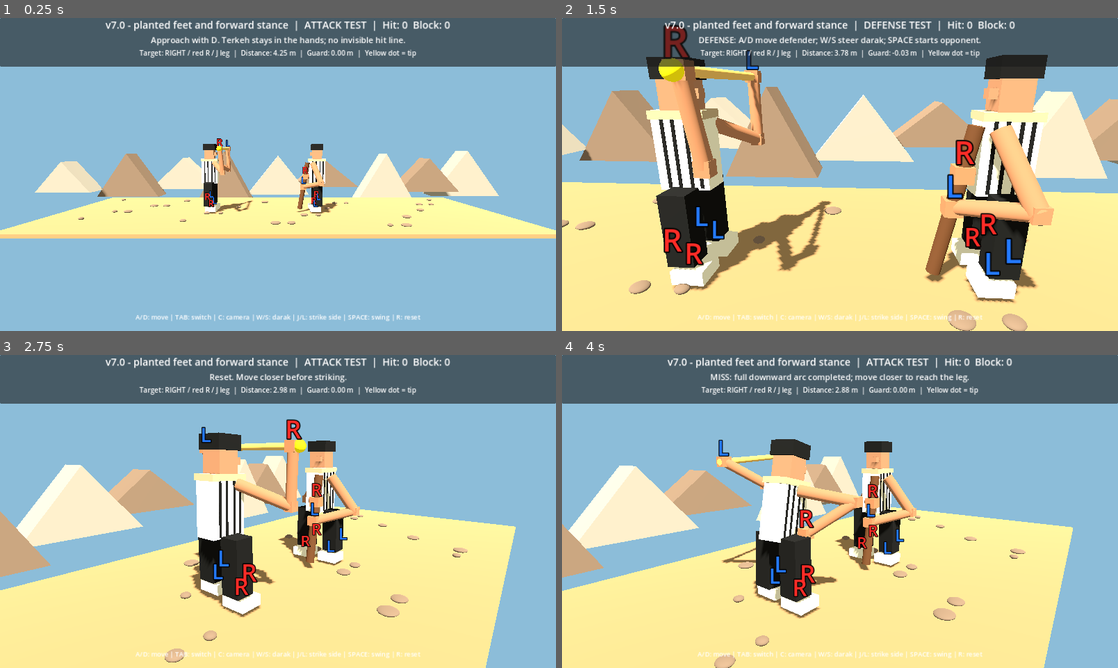
Above: before the commit, frames 1-4 (two rows, left to right).
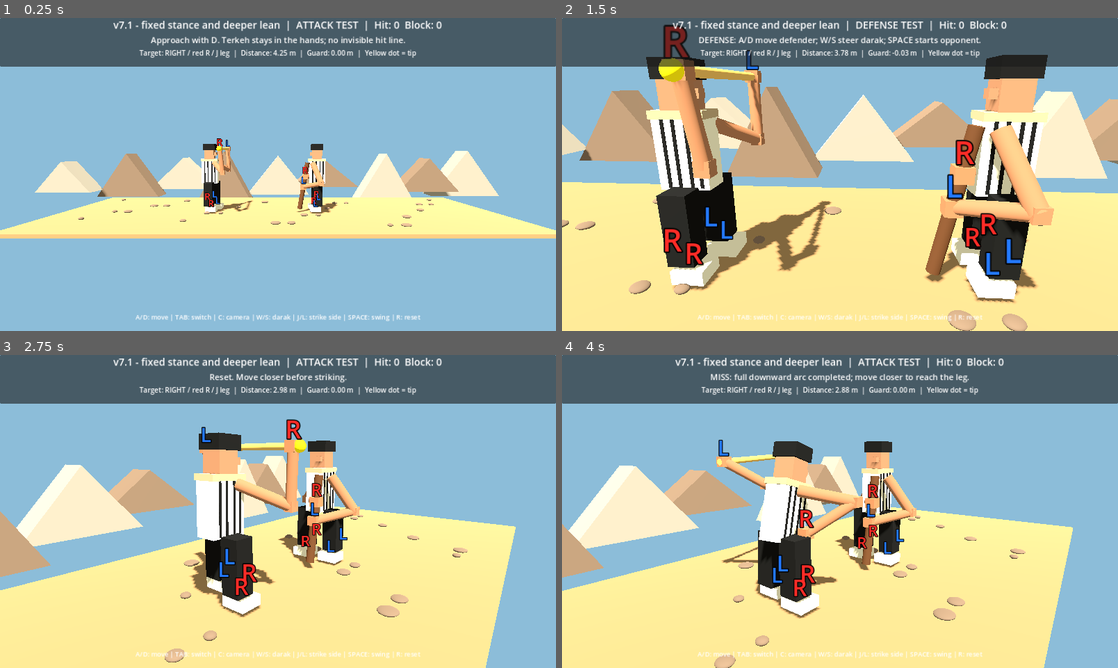
Above: after the commit, the same moments.

Repository: vahidainima-prog/tarke-darak-game
Game: Godot game, scene res://main.tscn
Two runs of this game, one before a commit and one after it. Both use one fixed random seed, a clock stepped at 60 frames per second and the inputs below.
Inputs:
- Up to frame 1 (0.25 s): no input
- Up to frame 2 (1.5 s): tap Enter at 0.5 s; hold D 0.53-1.28 s; tap C at 0.6 s; tap Space at 0.77 s; hold S from 1.28 s (still down); tap Tab at 1.35 s
- Up to frame 3 (2.75 s): tap Space at 1.52 s; release S at 2.03 s; hold D from 2.03 s (still down); tap R at 2.1 s
- Up to frame 4 (4 s): release D at 2.78 s; hold W 2.78-3.53 s; tap J at 2.85 s; tap Space at 3.02, 3.77 s; hold A from 3.53 s (still down); tap L at 3.6 s

The runs differ from the first frame. In frame 1, 1.0% of the frame differs, in the area x 19-81%, y 0-62%; in frame 2, 1.6%; in frame 3, 1.5%; in frame 4, 1.7%, in the area x 19-81%, y 0-80%.

Commit message:
Keep both feet in fixed staggered stance during attacks and increase waist lean

Diff:
--- a/tarke_darak_godot_v2/main.gd
+++ b/tarke_darak_godot_v2/main.gd
@@ -2,7 +2,7 @@
 
 # Godot 4.x — visual mechanics test. Side camera looks along -Z.
 # Feint depth: negative Z is BEHIND the attacker; positive Z is IN FRONT.
-const BUILD_LABEL := "v7.0 - planted feet and forward stance"
+const BUILD_LABEL := "v7.1 - fixed stance and deeper lean"
 const DEF_X := 1.55
 const MIN_X := -4.7
 const MAX_X := 0.35
@@ -442,35 +442,37 @@
 	return [bottom, top]
 
 func animate_footwork(character: Node3D, phase: float, motion: float, swing_pose: float, facing: float) -> void:
-	# Stable stance: one foot forward on the driving-hand side.
-	# No phase-based jitter during a strike; the planted foot stays grounded.
+	# Both feet stay planted during attacks. A fixed staggered stance
+	# replaces the old phase-driven left-foot movement.
 	var stride := minf(1.0, absf(motion) / 1.8)
-	var crouch_blend := smoothstep(0.12, 0.78, swing_pose) if facing > 0.0 else 0.0
-	var crouch := 0.13 * crouch_blend
+	var bend := smoothstep(0.12, 0.78, swing_pose) if facing > 0.0 else 0.0
+	var crouch := 0.17 * bend
+	var driving_side := -float(strike_side)
 	for child in character.get_children():
 		if not child is Node3D:
 			continue
 		var n := child as Node3D
 		if n.name.begins_with("Debit trousers") or n.name.begins_with("Giveh"):
 			var side := -1.0 if n.position.z < 0.0 else 1.0
-			var driving_side := -float(strike_side)
 			var forward_leg := side * driving_side > 0.0
-			var stance_offset := (0.15 if forward_leg else -0.10) * crouch_blend if facing > 0.0 else 0.0
+			# The stance is already set in ready pose and remains unchanged
+			# through windup, contact and recovery.
+			var stance_x := (0.13 if forward_leg else -0.10) if facing > 0.0 else 0.0
 			var step := sin(phase + (0.0 if side < 0.0 else PI))
-			var walking_offset := 0.19 * stride * step * (1.0 - crouch_blend)
+			var walking_x := 0.19 * stride * step
+			var walking_y := 0.08 * stride * maxf(0.0, step)
 			if n.name.begins_with("Debit trousers"):
-				n.position.x = stance_offset + walking_offset
-				n.position.y = 0.70 - 0.045 * crouch_blend + 0.08 * stride * maxf(0.0, step) * (1.0 - crouch_blend)
-				n.rotation.z = -facing * (0.10 if forward_leg else 0.07) * crouch_blend
+				n.position.x = stance_x + walking_x
+				n.position.y = 0.70 - 0.045 * bend + walking_y
+				n.rotation.z = -facing * (0.11 if forward_leg else 0.08) * bend
 			else:
-				# Shoes remain on the floor; no unwanted left-foot lift.
-				n.position.x = facing * 0.08 + stance_offset + walking_offset
-				n.position.y = 0.12 + 0.08 * stride * maxf(0.0, step) * (1.0 - crouch_blend)
+				n.position.x = facing * 0.08 + stance_x + walking_x
+				n.position.y = 0.12 + walking_y
 				n.rotation.z = 0.0
 		elif n.name == "WaistJoint":
-			n.rotation.z = -facing * (0.05 * stride * sin(phase) * (1.0 - crouch_blend) + 0.38 * crouch_blend)
-			n.rotation.y = float(strike_side) * 0.28 * crouch_blend if facing > 0.0 else 0.0
-			n.position = Vector3(facing * 0.08 * crouch_blend, 1.14 - crouch, 0.0)
+			n.rotation.z = -facing * (0.05 * stride * sin(phase) + 0.46 * bend)
+			n.rotation.y = float(strike_side) * 0.28 * bend if facing > 0.0 else 0.0
+			n.position = Vector3(facing * 0.08 * bend, 1.14 - crouch, 0.0)
 
 func update_visuals() -> void:
 	attacker.position.x = attack_x
